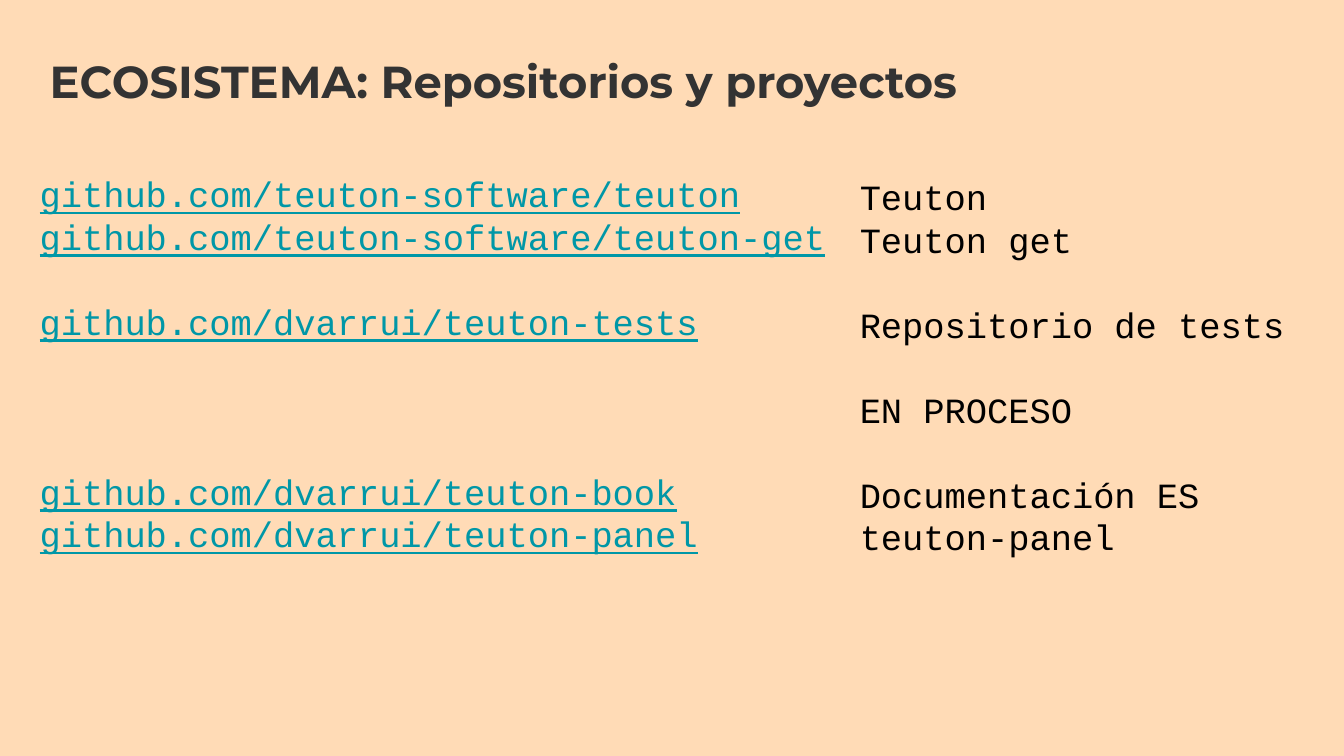
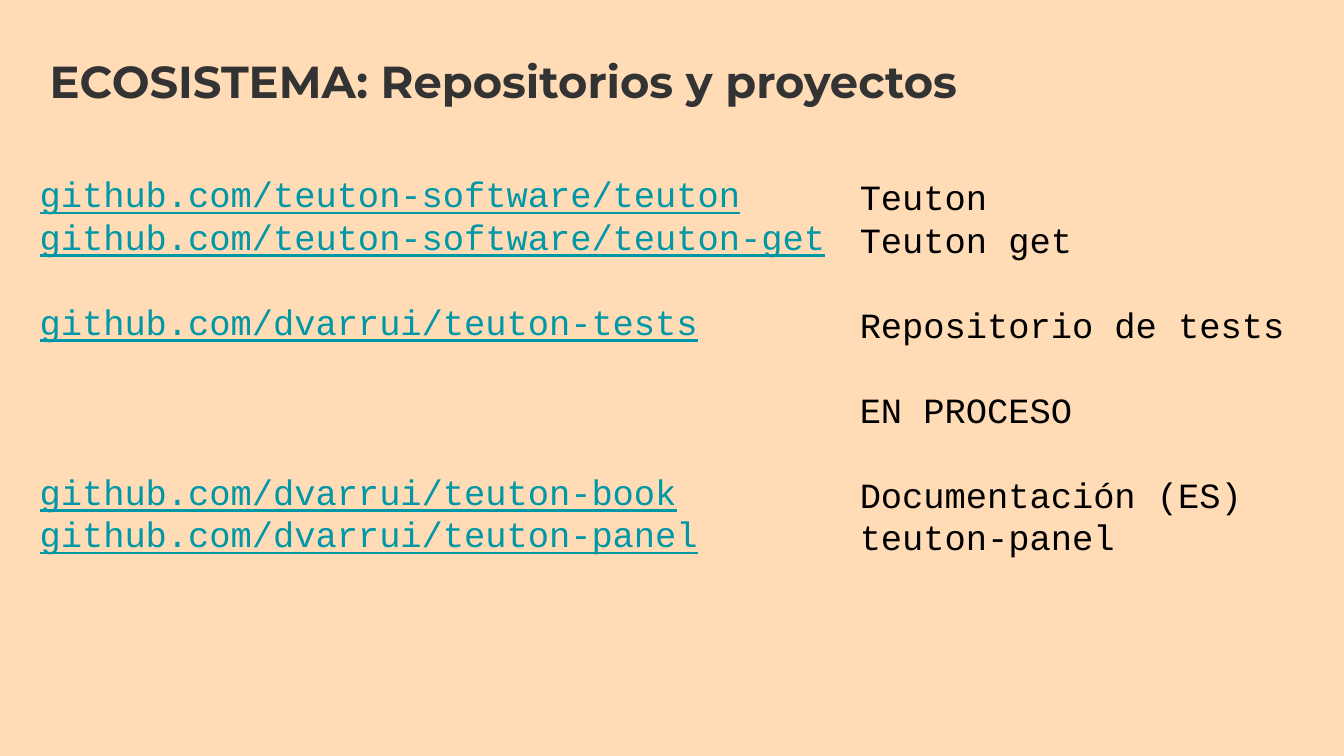
Before and after one commit to dvarrui/charlas, a slide deck: slide 39 of teuton/rubysur.2608/20260819-teuton-rubysur.odp (slide 34 before the commit). Drawn at 1344x756 pixels with LibreOffice and Linux fonts; fonts in the diff are those of the drawing. Boxes give left, top, right and bottom in pixels: in the first picture for what was removed or moved away, otherwise in the second. Text is boxed around its words. In the diff, an @@ line names an element or a change of style, - is before the commit and + after.

```diff
--- a/teuton/rubysur.2608/20260819-teuton-rubysur.odp
+++ b/teuton/rubysur.2608/20260819-teuton-rubysur.odp
@@ text at box(860, 483, 1242, 516): text changed @@
-Documentación ES
+Documentación (ES)
```
Also in this commit, not shown: 10 other slides changed, 6 slides added, 2 slides removed, 17 other files.
